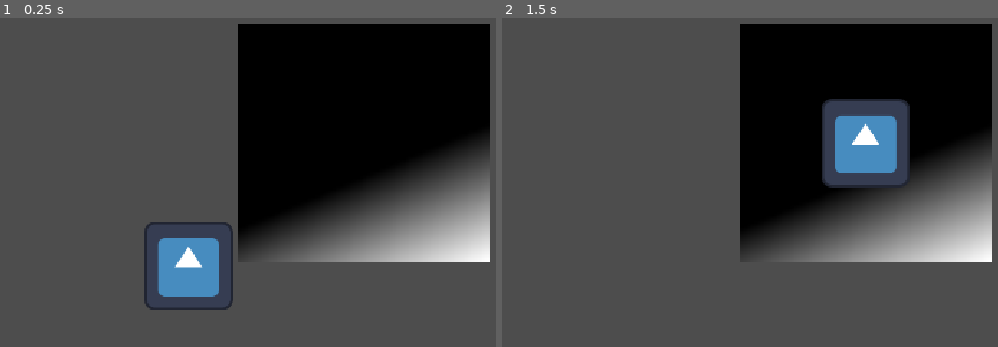
Above: before the commit, frames 1-2 (left to right).
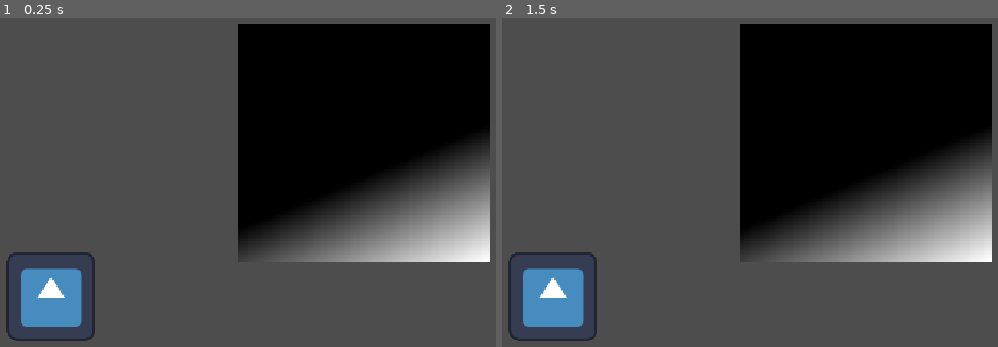
Above: after the commit, the same moments.

Repository: Arrenteks/LD60
Game: Godot game, scene res://scenes/grab_test/grab_testing.tscn
Two runs of this game, one before a commit and one after it. Both use one fixed random seed, a clock stepped at 60 frames per second and the inputs below. The project has no main scene, so this scene is started directly. The engine's default icon, where the game draws it, is replaced by a stand-in: a white triangle on a blue panel in a dark square.
Inputs (mouse positions are in pixels of both pictures, inside the frame that each line leads up to):
- Up to frame 1 (0.25 s): no input
- Up to frame 2 (1.5 s): tap Enter at 0.5 s; move the mouse to (948, 221) at 0.52 s; click (948, 221) at 0.67 s; tap Space at 1.25 s; move the mouse to (611, 264) at 1.27 s; click (611, 264) at 1.42 s

The runs differ from the first frame. In frame 1, 5.6% of the frame differs, in the area x 1-47%, y 62-99%; in frame 2, 7.5%, in the area x 1-83%, y 24-99%.

Commit message:
added rudimentary cables

Diff:
--- a/ld-60/scenes/grab_test/grab_item.tscn
+++ b/ld-60/scenes/grab_test/grab_item.tscn
@@ -1,7 +1,7 @@
 [gd_scene format=3 uid="uid://dmadmd48ho78p"]
 
-[ext_resource type="Script" uid="uid://clitrvuv1ed7h" path="res://scenes/grab_test/grab_config.gd" id="1_uiygk"]
-[ext_resource type="Texture2D" uid="uid://3cof1c0u4nnc" path="res://sprites/icon.svg" id="2_a30m7"]
+[ext_resource type="Script" uid="uid://clitrvuv1ed7h" path="res://scripts/grab_config.gd" id="1_eju3x"]
+[ext_resource type="Texture2D" uid="uid://3cof1c0u4nnc" path="res://sprites/icon.svg" id="2_odptq"]
 
 [sub_resource type="RectangleShape2D" id="RectangleShape2D_ymojk"]
 size = Vector2(63.064735, 62.49765)
@@ -13,7 +13,7 @@
 collision_layer = 4
 collision_mask = 2
 input_pickable = true
-script = ExtResource("1_uiygk")
+script = ExtResource("1_eju3x")
 
 [node name="CollisionShape2D" type="CollisionShape2D" parent="." unique_id=1991569894]
 position = Vector2(-0.33403778, -0.15024567)
--- a/ld-60/scenes/grab_test/grab_testing.tscn
+++ b/ld-60/scenes/grab_test/grab_testing.tscn
@@ -2,6 +2,7 @@
 
 [ext_resource type="PackedScene" uid="uid://dmadmd48ho78p" path="res://scenes/grab_test/grab_item.tscn" id="1_yiyir"]
 [ext_resource type="PackedScene" uid="uid://dq1gpxn7ac8u7" path="res://scenes/grab_test/item_socket.tscn" id="2_qs5j1"]
+[ext_resource type="PackedScene" uid="uid://dg28d7nvok3sm" path="res://scenes/grab_test/item_cable.tscn" id="3_m7vxj"]
 
 [node name="GrabTesting" type="Node2D" unique_id=2122397913]
 
@@ -12,6 +13,9 @@
 monitoring = true
 
 [node name="GrabItem" parent="." unique_id=80330460 instance=ExtResource("1_yiyir")]
-position = Vector2(461.99997, 357)
+position = Vector2(264, 401)
 scale = Vector2(1, 0.99999994)
 has_origin = true
+
+[node name="ItemCable" parent="." unique_id=110500897 instance=ExtResource("3_m7vxj")]
+position = Vector2(458, 510)
--- /dev/null
+++ b/ld-60/scenes/grab_test/item_cable.tscn
@@ -0,0 +1,10 @@
+[gd_scene format=3 uid="uid://dg28d7nvok3sm"]
+
+[ext_resource type="Script" uid="uid://dkx4m06ccj1eb" path="res://scripts/cabe_connection.gd" id="1_6p13o"]
+
+[node name="ItemCable" type="Line2D" unique_id=110500897]
+points = PackedVector2Array(0, 0, 0, 0)
+closed = true
+default_color = Color(1, 0, 1, 1)
+sharp_limit = 5.0
+script = ExtResource("1_6p13o")
--- /dev/null
+++ b/ld-60/scenes/testing_lines.tscn
@@ -0,0 +1,3 @@
+[gd_scene format=3 uid="uid://bl4yfi02tvdrj"]
+
+[node name="TestingLines" type="Node2D" unique_id=1449203762]
--- /dev/null
+++ b/ld-60/scripts/cabe_connection.gd
@@ -0,0 +1,9 @@
+extends Line2D
+
+@export var connection_start: Node2D
+@export var connection_end: Node2D
+
+func _process(_delta: float) -> void:
+	if is_instance_valid(connection_start) and is_instance_valid(connection_end):
+		set_point_position(0, to_local(connection_start.global_position))
+		set_point_position(1, to_local(connection_end.global_position))
--- /dev/null
+++ b/ld-60/scripts/globals/line_manager.gd
@@ -0,0 +1,35 @@
+extends Node2D
+
+var threads: Array[Dictionary] = []
+
+@export var line_width: float = 3.0
+@export var line_color: Color = Color("#c80000") # Krimi-Rot
+
+func _on_ready() -> void:
+	SignalManager.item_picked_up.connect(_on_needle_picked_up)
+
+func _process(_delta: float) -> void:
+	if threads.size() > 0:
+		queue_redraw()
+
+func _draw() -> void:
+	for thread in threads:
+		var needle = thread["needle"]
+
+		if is_instance_valid(needle):
+			var start = to_local(thread["start_pos"])
+			var end = to_local(needle.global_position)
+
+			draw_line(start, end, line_color, line_width, true)
+
+func _on_needle_picked_up(start_position: Vector2, needle_node: grabbable_item) -> void:
+	print("yes")
+	for thread in threads:
+		if thread["needle"] == needle_node:
+			return
+
+	var new_thread = {
+		"start_pos": start_position,
+		"needle": needle_node.position
+	}
+	threads.append(new_thread)
Not shown: 1 places in ld-60/scenes/grab_test/grab_item.tscn that only renumber resources
Not shown, added: ld-60/scripts/cabe_connection.gd.uid
Not shown, added: ld-60/scripts/globals/line_manager.gd.uid
Renamed: ld-60/scenes/grab_test/grab_config.gd -> ld-60/scripts/grab_config.gd
Renamed: ld-60/scenes/grab_test/grab_config.gd.uid -> ld-60/scripts/grab_config.gd.uid
